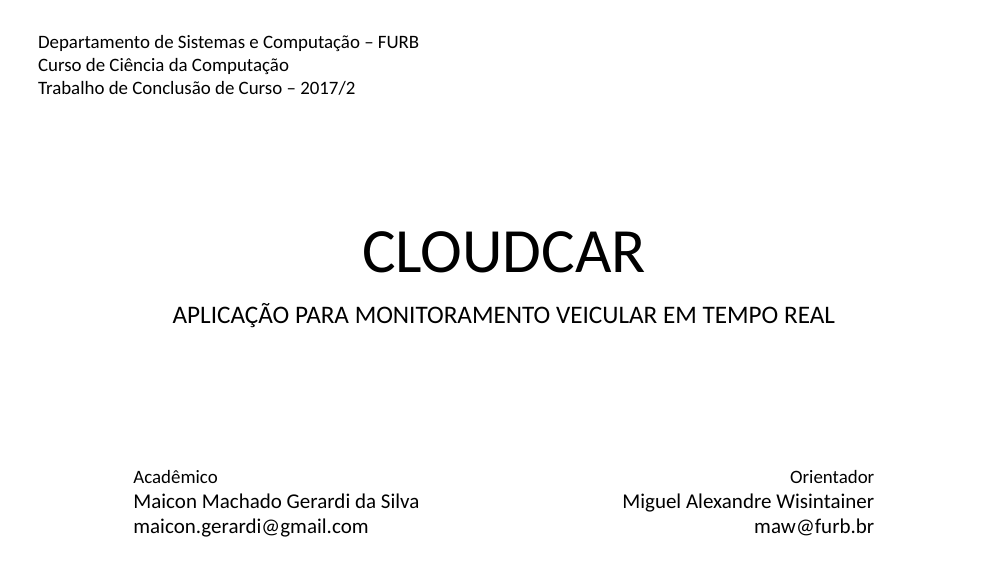
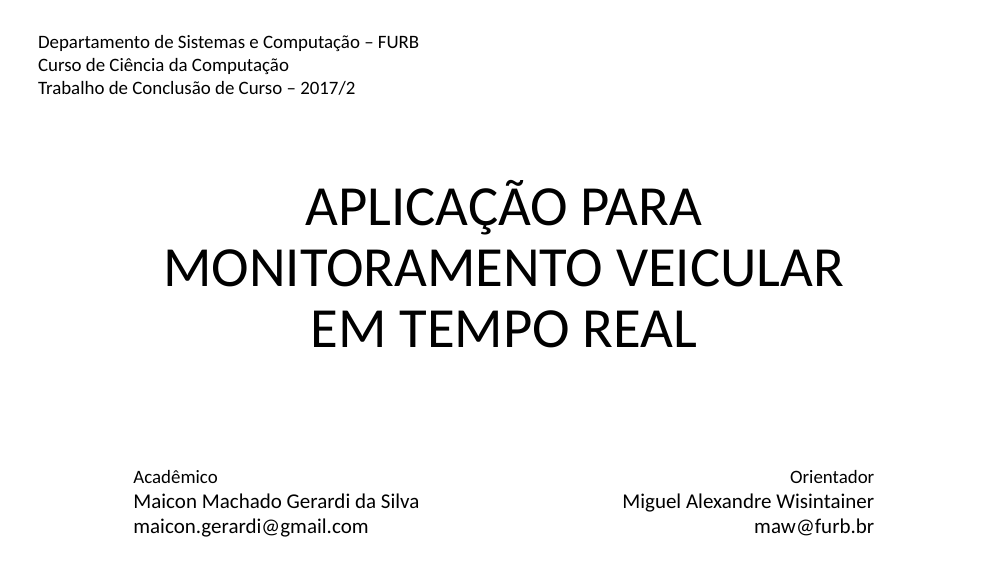
Before and after one commit to maiconn/tcc, a slide deck: slide 1 of apresentação/ApresentacaoTCC-cloudcar.pptx. Drawn at 1008x567 pixels with LibreOffice and Linux fonts; fonts in the diff are those of the drawing. Boxes give left, top, right and bottom in pixels: in the first picture for what was removed or moved away, otherwise in the second. Text is boxed around its words. In the diff, an @@ line names an element or a change of style, - is before the commit and + after.

Commit message:
apresentação

```diff
--- a/apresentação/ApresentacaoTCC-cloudcar.pptx
+++ b/apresentação/ApresentacaoTCC-cloudcar.pptx
@@ title "APLICAÇÃO PARA MONITORAMENTO VEICULAR EM ...": place and size @@
-title "APLICAÇÃO PARA MONITORAMENTO VEICULAR EM ..." at box(173, 303, 835, 328)
+title "APLICAÇÃO PARA MONITORAMENTO VEICULAR EM ..." at box(163, 180, 844, 348)
@@ title "APLICAÇÃO PARA MONITORAMENTO VEICULAR EM ..." at box(163, 180, 844, 348): size 24 to 54 pt; less space between paragraphs; vertical alignment top to bottom @@
@@ title removed at box(362, 231, 646, 273) @@
-CLOUDCAR
```
Also in this commit, not shown: 3 slides added, 2 slides removed, 1 other file.
